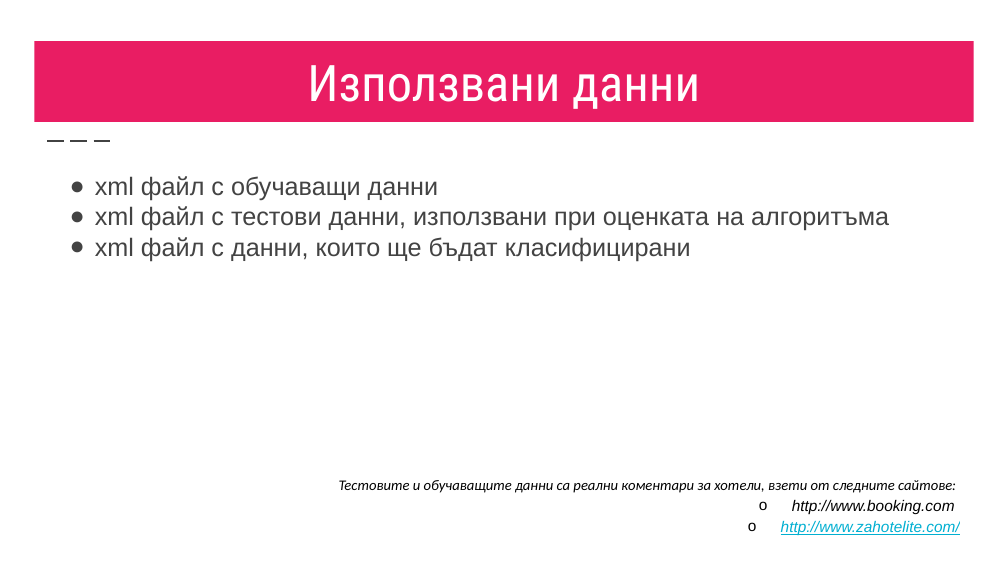
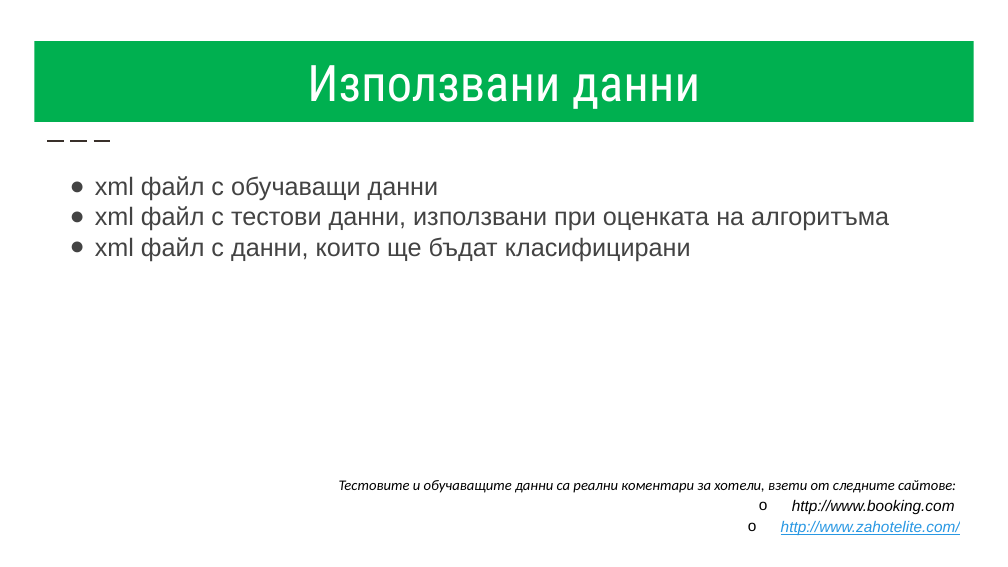
Before and after one commit to skeleta/BGMamaProject, a slide deck: slide 5 of documentation/БГ мама наръчник - НЛП.pptx. Drawn at 1008x567 pixels with LibreOffice and Linux fonts; fonts in the diff are those of the drawing. Boxes give left, top, right and bottom in pixels: in the first picture for what was removed or moved away, otherwise in the second. Text is boxed around its words. In the diff, an @@ line names an element or a change of style, - is before the commit and + after.

```diff
--- a/documentation/БГ мама наръчник - НЛП.pptx
+++ b/documentation/БГ мама наръчник - НЛП.pptx
@@ title "Използвани данни" at [34, 41, 974, 122]: fill #E91D63 to #00B050 @@
@@ line (47, 140) - (115, 140): stroke #424242 1.5 pt dashed to #39302A 1.5 pt dashed @@
@@ text at [781, 521, 960, 535]: text colour #01AFD1 to #2998E3 in "http://www.zahotelite.com/" @@
```
Also in this commit, not shown: 7 other slides changed.
